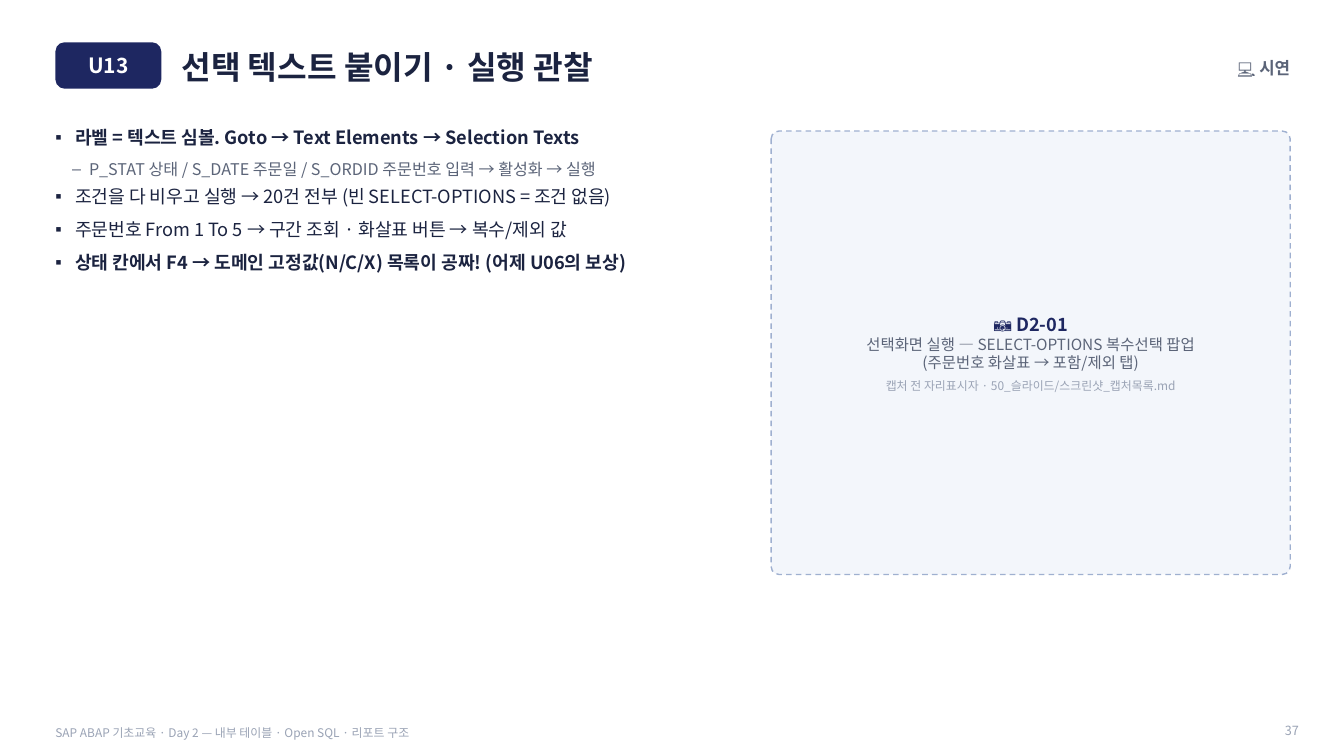
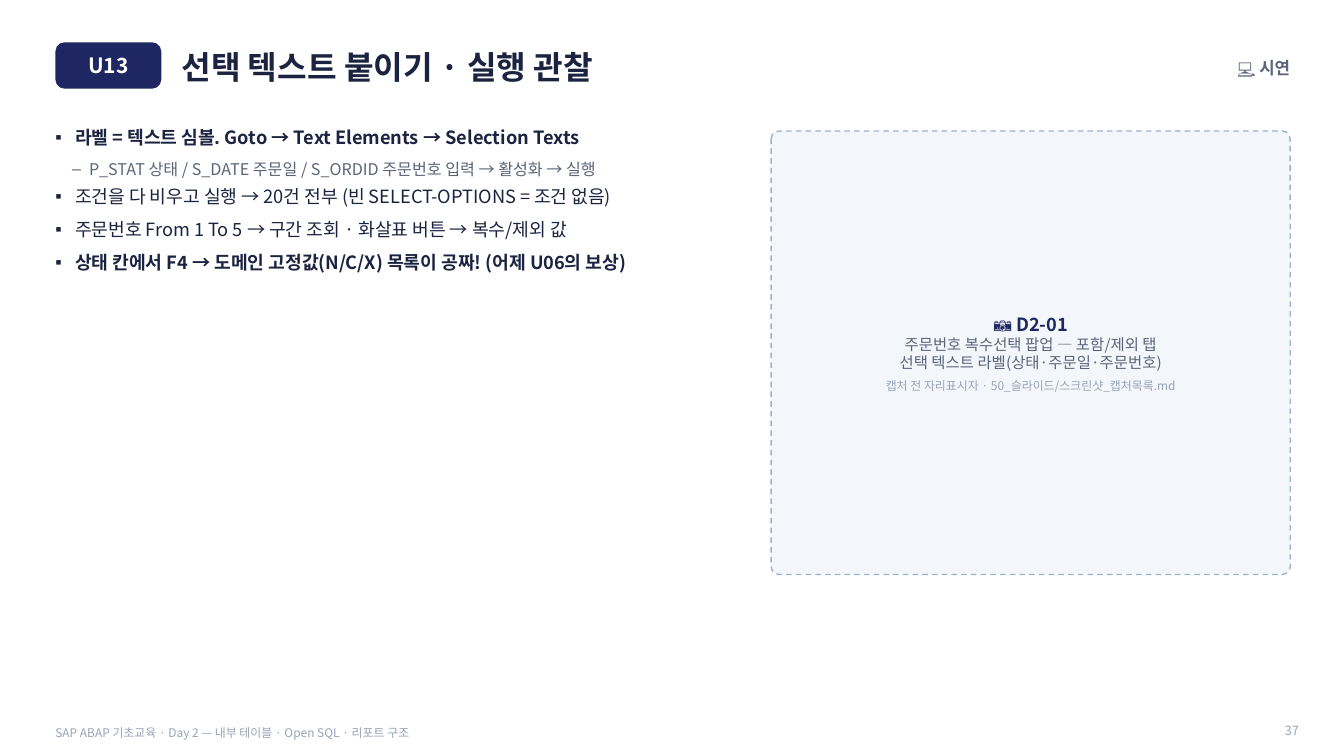
Before and after one commit to qdwe93/abap_beginner_2026, a slide deck: slide 37 of 50_슬라이드/SLIDES_Day2.pptx. Drawn at 1344x756 pixels with LibreOffice and Linux fonts; fonts in the diff are those of the drawing. Boxes give left, top, right and bottom in pixels: in the first picture for what was removed or moved away, otherwise in the second. Text is boxed around its words. In the diff, an @@ line names an element or a change of style, - is before the commit and + after.

```diff
--- a/50_슬라이드/SLIDES_Day2.pptx
+++ b/50_슬라이드/SLIDES_Day2.pptx
@@ text at bbox=[900, 337, 1162, 371]: text changed @@
-선택화면 실행 — SELECT-OPTIONS 복수선택 팝업
-(주문번호 화살표 → 포함/제외 탭)
+주문번호 복수선택 팝업 — 포함/제외 탭
+선택 텍스트 라벨(상태·주문일·주문번호)
```
Also in this commit, not shown: 6 other files.
